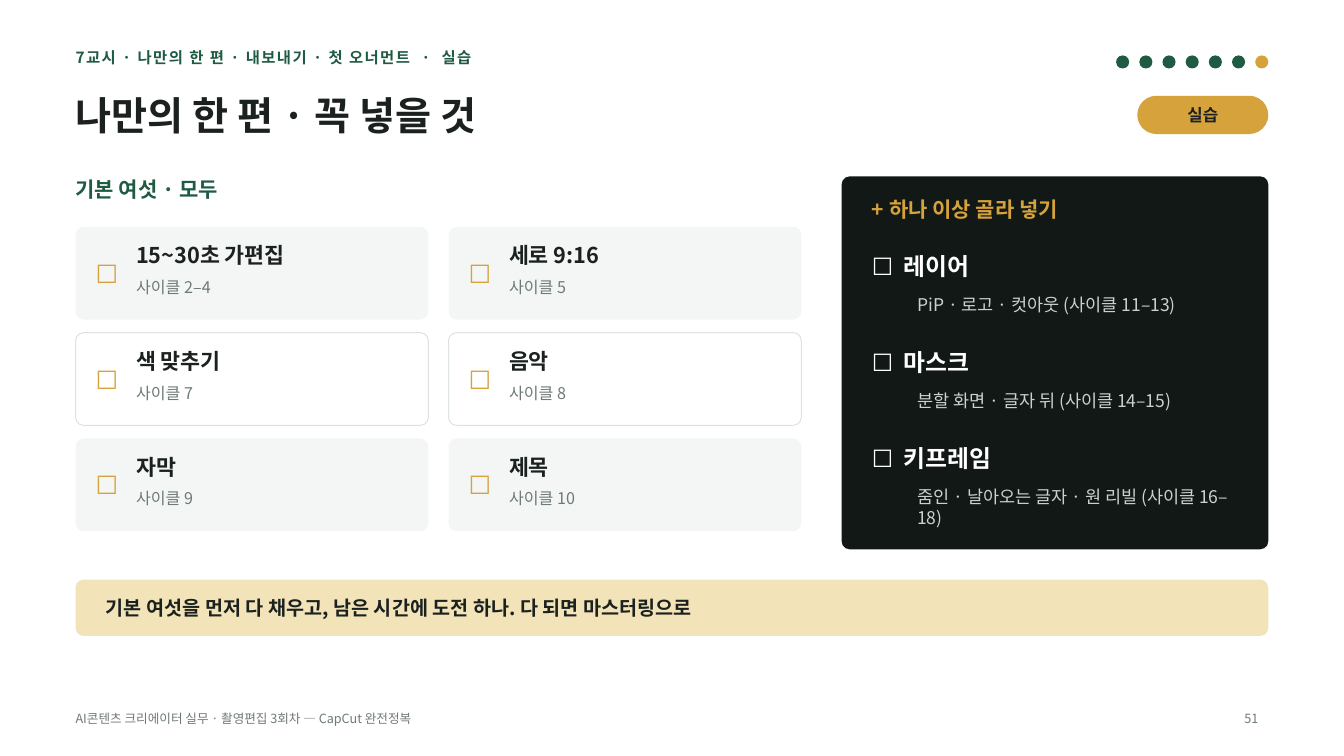
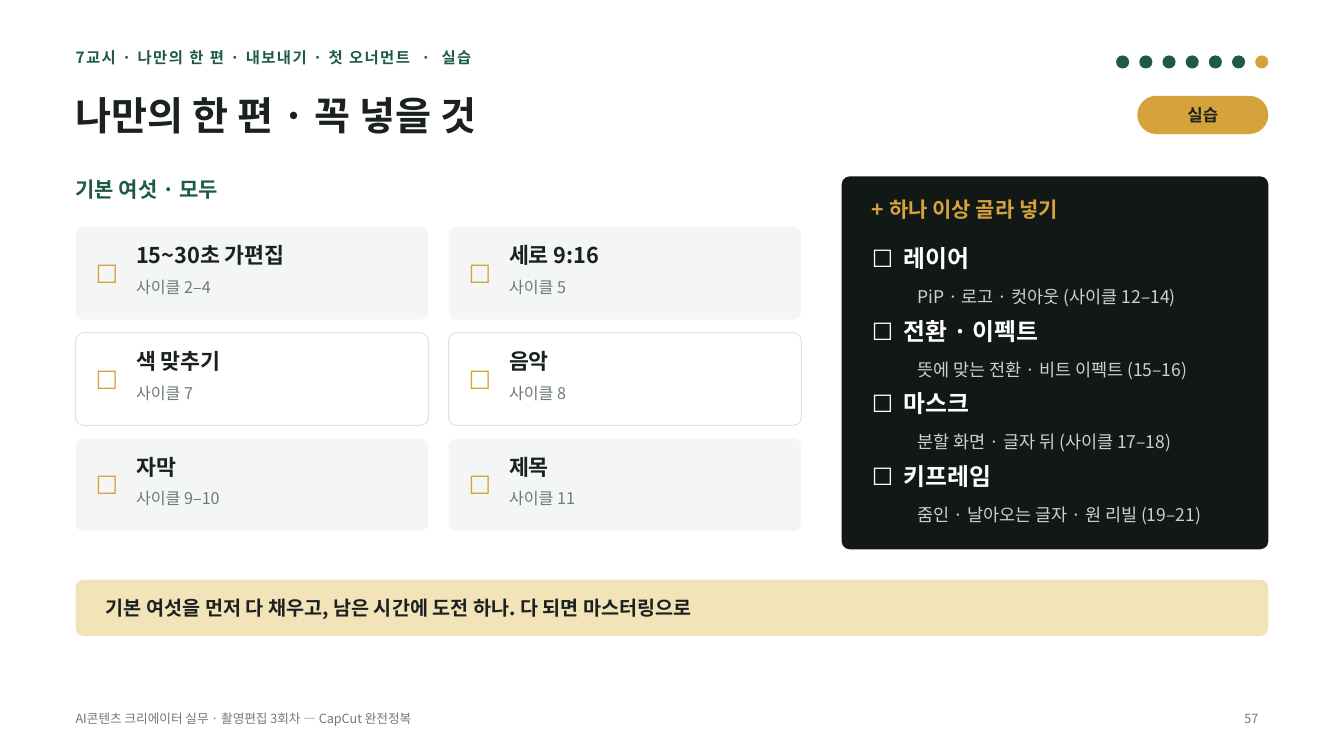
Before and after one commit to yujida/MARUBIT, a slide deck: slide 57 of lectures/03/3회차_CapCut완전정복_슬라이드.pptx (slide 51 before the commit). Drawn at 1344x756 pixels with LibreOffice and Linux fonts; fonts in the diff are those of the drawing. Boxes give left, top, right and bottom in pixels: in the first picture for what was removed or moved away, otherwise in the second. Text is boxed around its words. In the diff, an @@ line names an element or a change of style, - is before the commit and + after.

```diff
--- a/lectures/03/3회차_CapCut완전정복_슬라이드.pptx
+++ b/lectures/03/3회차_CapCut완전정복_슬라이드.pptx
@@ text "☐ 레이어": place and size @@
-text "☐ 레이어" at (904,255,970,277)
+text "☐ 레이어" at (904,247,970,269)
@@ text at (917,288,1176,307): text changed @@
-PiP · 로고 · 컷아웃 (사이클 11–13)
+PiP · 로고 · 컷아웃 (사이클 12–14)
@@ text added at (904,320,1039,342), 17 pt, text #FFFFFF, bold @@
+☐ 전환 · 이펙트
@@ text "☐ 마스크": place and size @@
-text "☐ 마스크" at (904,351,970,373)
+text "☐ 마스크" at (904,392,970,414)
@@ text at (917,361,1187,380): text changed @@
-분할 화면 · 글자 뒤 (사이클 14–15)
+뜻에 맞는 전환 · 비트 이펙트 (15–16)
@@ text at (917,433,1171,452): text changed @@
-줌인 · 날아오는 글자 · 원 리빌 (사이클 16–18)
+분할 화면 · 글자 뒤 (사이클 17–18)
@@ text "☐ 키프레임": place and size @@
-text "☐ 키프레임" at (904,447,992,469)
+text "☐ 키프레임" at (904,465,992,487)
@@ text at (136,490,219,505): text changed @@
-사이클 9
+사이클 9–10
@@ text at (509,490,575,505): text changed @@
-사이클 10
+사이클 11
@@ text added at (917,506,1201,525), 12.5 pt, text #C9D3CE @@
+줌인 · 날아오는 글자 · 원 리빌 (19–21)
@@ page number at (1244,714,1258,723): text changed @@
-51
+57
```
Also in this commit, not shown: 26 other slides changed, 7 slides added, 1 slide removed, 2 other files.
